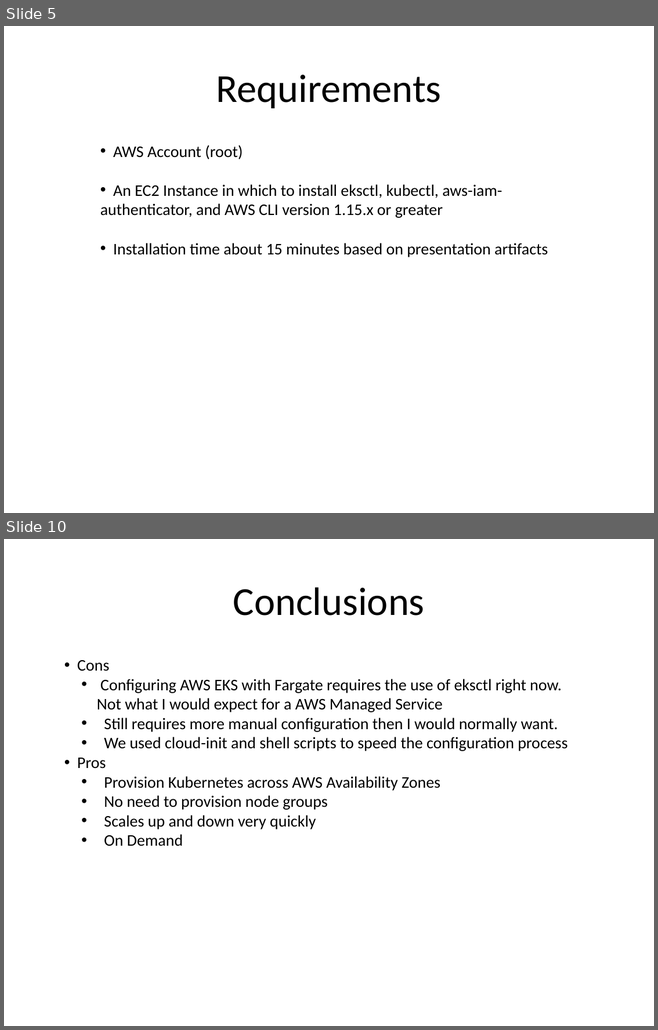
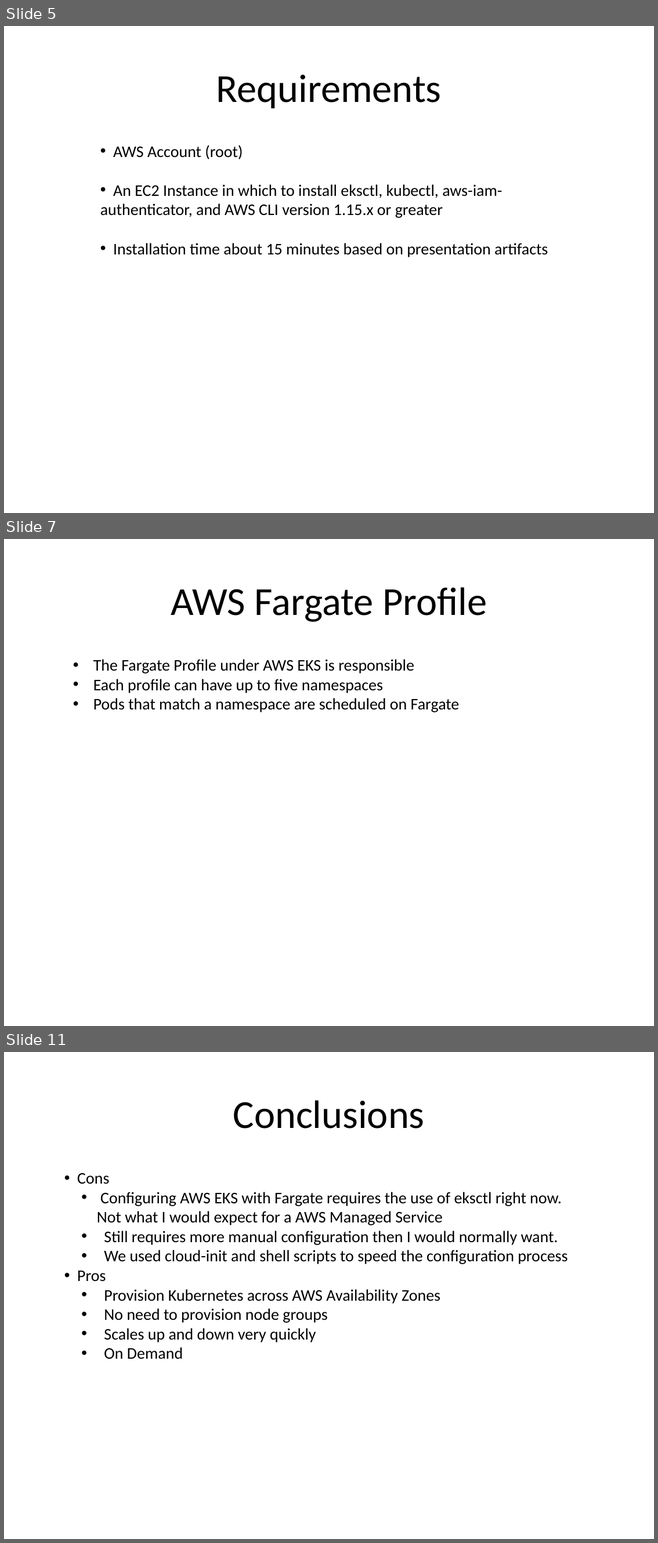
Before and after one commit to kskalvar/aws-eks-cluster-fargate-quickstart, a slide deck: slides/AWS-EKS-Cluster-Fargate-Quickstart.pptx. Shown one above the other, each under a label of ours: slides 5 and 10 before the commit, slides 5, 7 and 11 after it; the slides between them are not shown. The pictures are 658x1030 and 658x1543 pixels, drawn with LibreOffice and Linux fonts; fonts in the diff are those of the drawing; background and template pictures are left out. Boxes give left, top, right and bottom in pixels: in the first picture for what was removed or moved away, otherwise in the second. Text is boxed around its words. In the diff, an @@ line names an element or a change of style, - is before the commit and + after.

```diff
--- a/slides/AWS-EKS-Cluster-Fargate-Quickstart.pptx
+++ b/slides/AWS-EKS-Cluster-Fargate-Quickstart.pptx
@@ slide 7 added at [4, 539, 654, 1026], background #FFFFFF @@
@@ title added at [170, 587, 487, 622], 44 pt, text #000000 @@
+AWS Fargate Profile
@@ text added at [93, 659, 459, 712], 18 pt, text #000000 @@
+• The Fargate Profile under AWS EKS is responsible
+• Each profile can have up to five namespaces
+• Pods that match a namespace are scheduled on Fargate
@@ what was slide 10 is now slide 11 @@
```
Also in this commit, not shown: 6 slides changed.
